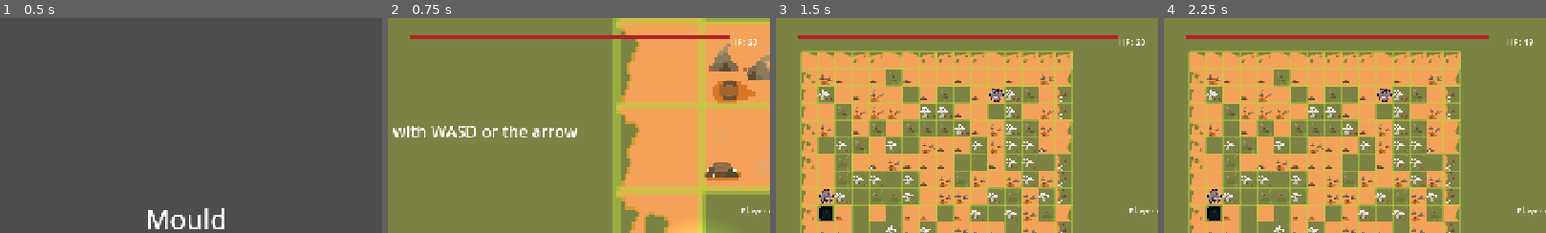
Above: before the commit, frames 1-4 (left to right).
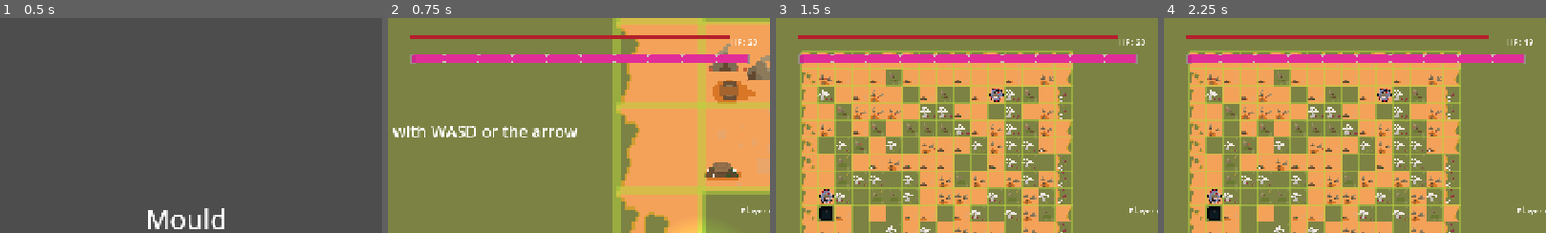
Above: after the commit, the same moments.

Repository: Sooshimi/mould
Game: Godot game, scene res://scenes/main.tscn
Two runs of this game, one before a commit and one after it. Both use one fixed random seed, a clock stepped at 60 frames per second and the inputs below. The engine's default icon, where the game draws it, is replaced by a stand-in: a white triangle on a blue panel in a dark square. Sound files missing from this copy of the repository are replaced by a short silence.
Inputs:
- Up to frame 1 (0.5 s): no input
- Up to frame 2 (0.75 s): click "Start game" at 0.5 s
- Up to frame 3 (1.5 s): click "Skip Tutorial" at 1.25 s
- Up to frame 4 (2.25 s): tap Enter at 2 s; hold D (right) from 2.03 s (still down)
The pictures show only the part of the screen within x 26-76%, y 0-50%; the shares and areas given below are measured in that part.

Frame 1 is identical in both runs. In frame 2, 3.6% of the frame differs, in the area x 5-95%, y 16-22%; in frame 3, 3.6%; in frame 4, 3.6%.

Commit message:
add progress bar

Diff:
--- a/scenes/ui/ui.tscn
+++ b/scenes/ui/ui.tscn
@@ -1,8 +1,9 @@
-[gd_scene load_steps=5 format=3 uid="uid://bnx3m6tx4tt5v"]
+[gd_scene load_steps=6 format=3 uid="uid://bnx3m6tx4tt5v"]
 
 [ext_resource type="Script" uid="uid://ft1a6nxi1yq5" path="res://scripts/ui/ui.gd" id="1_u7n8c"]
+[ext_resource type="Texture2D" uid="uid://dph27g2od80rl" path="res://assets/progress_bar_tube.png" id="2_0dwhk"]
 [ext_resource type="Texture2D" uid="uid://cyadg0wytch7d" path="res://assets/hp_bar.png" id="2_f5cxw"]
-[ext_resource type="Texture2D" uid="uid://bdlslmysd32e6" path="res://assets/infected_cells_bar.png" id="3_aac20"]
+[ext_resource type="Texture2D" uid="uid://cvu4mowx3dwha" path="res://assets/moveable_progress_bar.png" id="3_pfayw"]
 [ext_resource type="PackedScene" uid="uid://cd0e3v0crc2nt" path="res://scenes/ui/tutorial_ui.tscn" id="4_g5kmx"]
 
 [node name="UI" type="Control"]
@@ -34,7 +35,8 @@
 
 [node name="InfectedCellsBar" type="TextureProgressBar" parent="TopBar"]
 layout_mode = 2
-texture_progress = ExtResource("3_aac20")
+texture_under = ExtResource("2_0dwhk")
+texture_progress = ExtResource("3_pfayw")
 
 [node name="TurnLabel" type="Label" parent="."]
 layout_mode = 0
Binary file added: assets/moveable_progress_bar.png
Not shown, added: assets/moveable_progress_bar.png.import
Binary file added: assets/progress_bar_tube.png
Not shown, added: assets/progress_bar_tube.png.import
Binary file added: assets/target_arrow.png
Not shown, added: assets/target_arrow.png.import
Not shown, changed: .DS_Store
